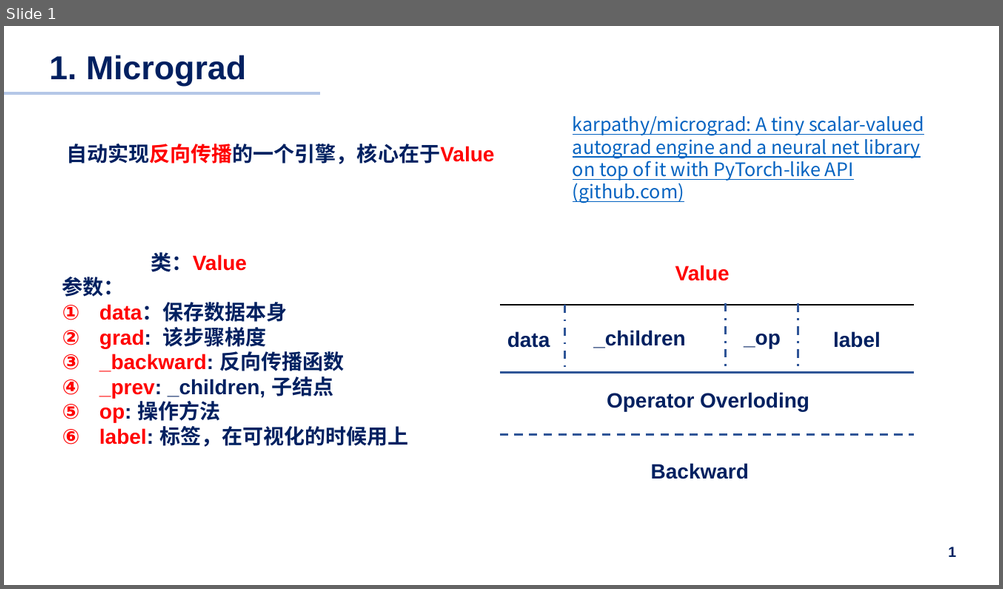
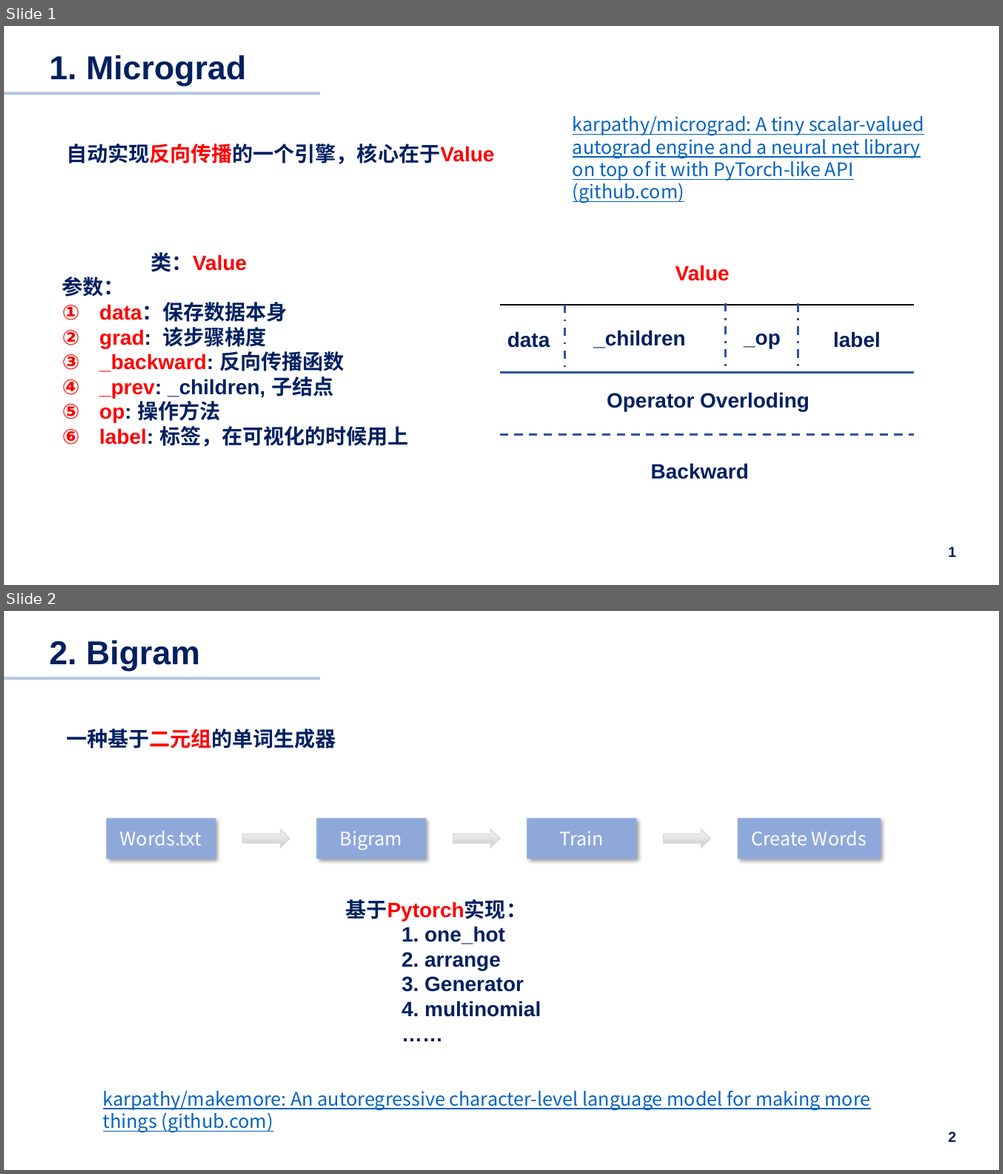
Before and after one commit to pilipala5/Neural-Network-from-zero-to-hero, a slide deck: Summary.pptx. Shown one above the other, each under a label of ours: slide 1 before the commit, slides 1 and 2 after it. The pictures are 1003x589 and 1003x1174 pixels, drawn with LibreOffice and Linux fonts; fonts in the diff are those of the drawing. Boxes give left, top, right and bottom in pixels: in the first picture for what was removed or moved away, otherwise in the second. Text is boxed around its words. In the diff, an @@ line names an element or a change of style, - is before the commit and + after.

```diff
--- a/Summary.pptx
+++ b/Summary.pptx
@@ slide 2 added at bbox=[4, 611, 999, 1170], background #FFFFFF @@
@@ text added at bbox=[42, 640, 364, 672], 32 pt, text #FFFFFF, bold @@
+  1.1 大气污染研究意义
@@ title added at bbox=[49, 640, 200, 671], 32 pt, text #002060, bold @@
+2. Bigram
@@ line added from (4, 678) to (320, 678), #B4C7E7 2.5 pt @@
@@ text added at bbox=[66, 729, 336, 749], 20 pt, text #002060, bold @@
+一种基于二元组的单词生成器
@@ rectangle added at bbox=[105, 817, 216, 860], fill gradient #4472C4 to #8FAADC, outline #FFFFFF 1 pt, 18 pt, text #FFFFFF @@
+Words.txt
@@ right arrow added at bbox=[243, 829, 290, 849], fill gradient #FAFAFA to #D7D7D7 to #E4E4E4, outline #D9D9D9 1 pt @@
@@ rectangle added at bbox=[316, 817, 427, 860], fill gradient #4472C4 to #8FAADC, outline #FFFFFF 1 pt, 18 pt, text #FFFFFF @@
+Bigram
@@ right arrow added at bbox=[453, 829, 500, 849], fill gradient #FAFAFA to #D7D7D7 to #E4E4E4, outline #D9D9D9 1 pt @@
@@ rectangle added at bbox=[526, 817, 637, 860], fill gradient #4472C4 to #8FAADC, outline #FFFFFF 1 pt, 18 pt, text #FFFFFF @@
+Train
@@ right arrow added at bbox=[663, 829, 711, 849], fill gradient #FAFAFA to #D7D7D7 to #E4E4E4, outline #D9D9D9 1 pt @@
@@ rectangle added at bbox=[737, 817, 881, 860], fill gradient #4472C4 to #8FAADC, outline #FFFFFF 1 pt, 18 pt, text #FFFFFF @@
+Create Words
@@ text added at bbox=[345, 900, 540, 1017], 20 pt, text #002060, bold @@
+基于Pytorch实现：
+1. one_hot
+2. arrange
+3. Generator
+4. multinomial
+……
@@ text added at bbox=[103, 1091, 871, 1133], 18 pt, text #0563C1, underline @@
+karpathy/makemore: An autoregressive character-level language model for making more things (github.com)
@@ page number added at bbox=[948, 1132, 956, 1142], 14 pt, text #002060, bold @@
+2
```
Also in this commit, not shown: 2 other slides added, 2 other files.
